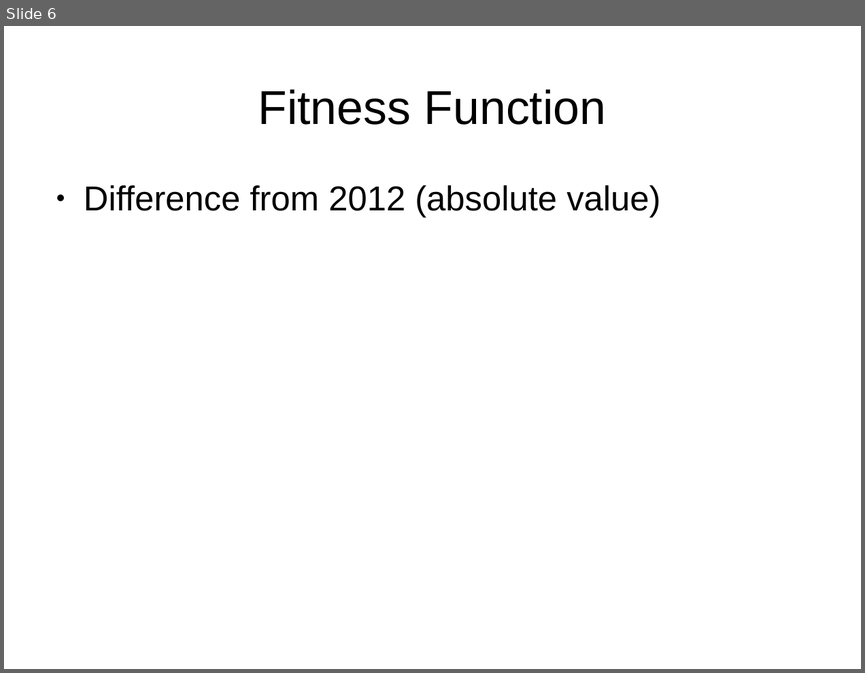
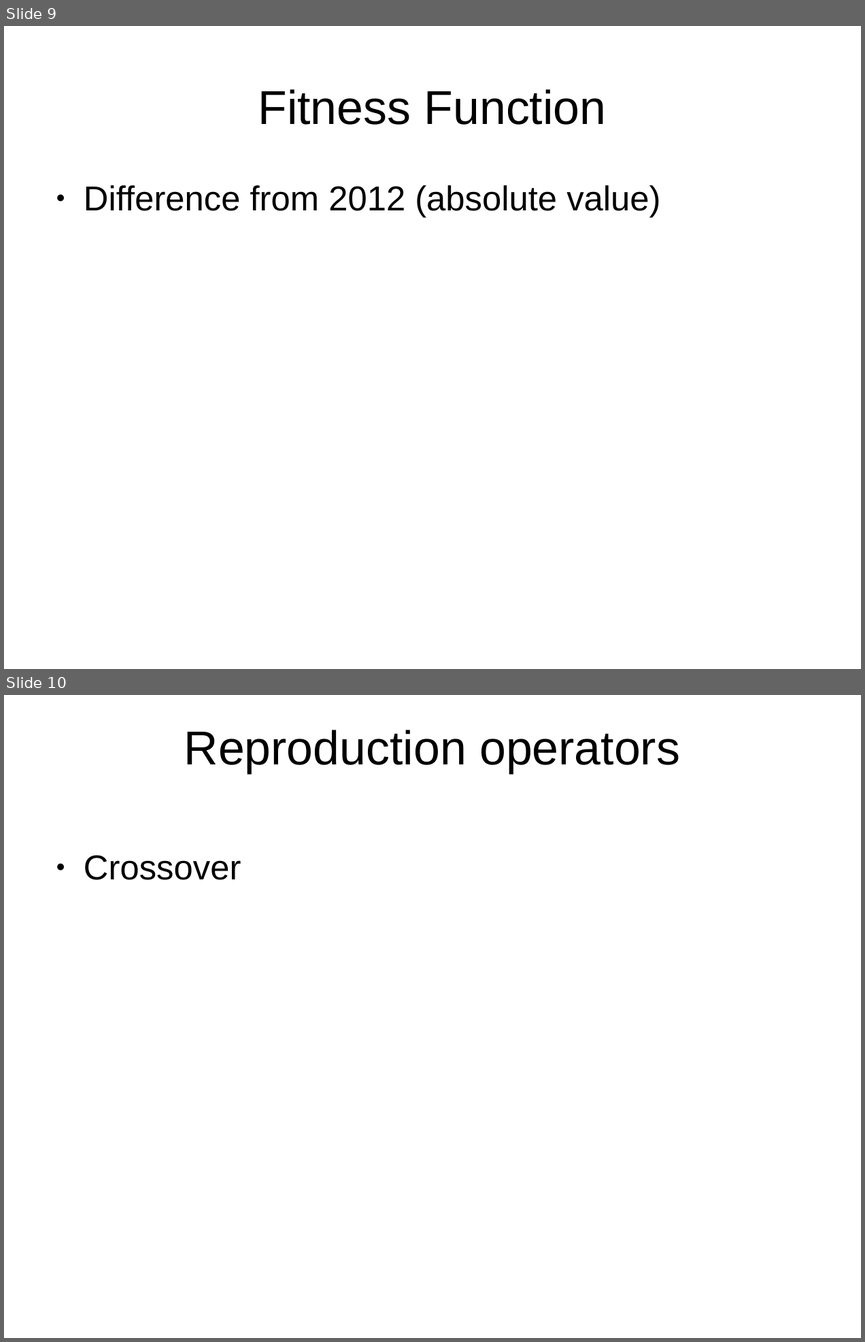
Before and after one commit to philtomson/OSBridge2012Talk, a slide deck: OSBridge2012.odp. Shown one above the other, each under a label of ours: slide 6 before the commit, slides 9 and 10 after it. The pictures are 865x673 and 865x1342 pixels, drawn with LibreOffice and Linux fonts; fonts in the diff are those of the drawing. Boxes give left, top, right and bottom in pixels: in the first picture for what was removed or moved away, otherwise in the second. Text is boxed around its words. In the diff, an @@ line names an element or a change of style, - is before the commit and + after.

```diff
--- a/OSBridge2012.odp
+++ b/OSBridge2012.odp
@@ slide 10 added at (x1=4, y1=695, x2=861, y2=1338), background #FFFFFF @@
@@ title added at (x1=184, y1=730, x2=680, y2=773), 44 pt, text #000000 @@
+Reproduction operators
@@ text added at (x1=84, y1=855, x2=241, y2=880), 32 pt, text #000000 @@
+● Crossover
@@ what was slide 6 is now slide 9 @@
```
Also in this commit, not shown: 1 slide changed, 4 other slides added, 1 slide removed.
